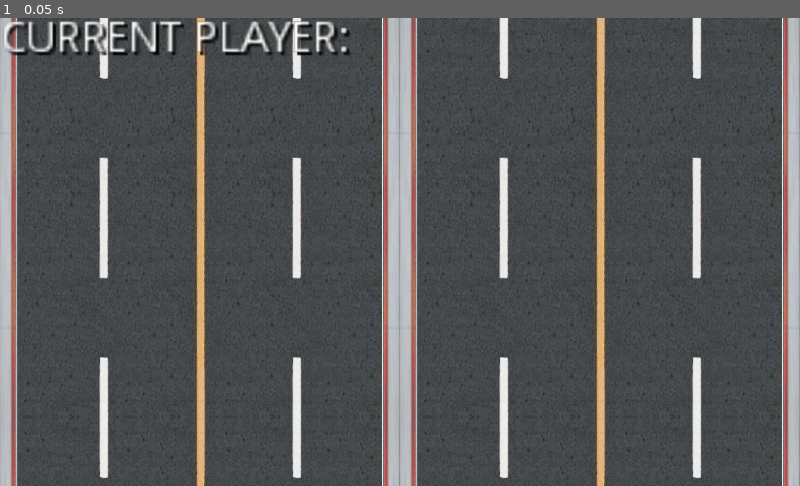
Above: before the commit, frame 1.
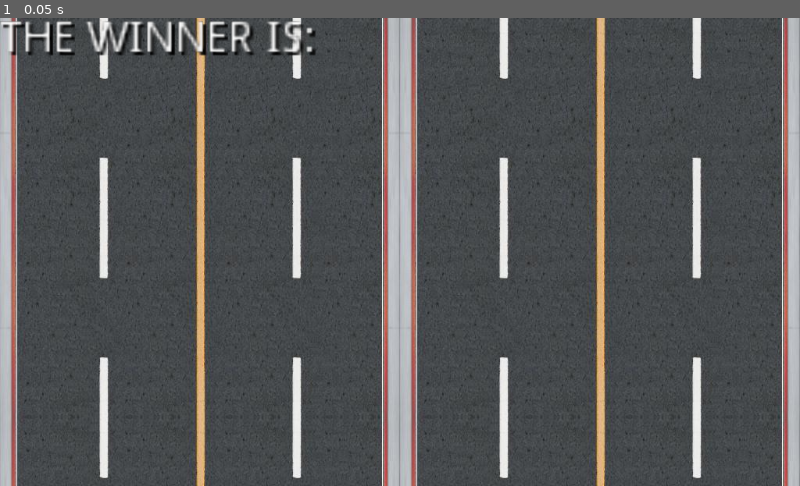
Above: after the commit, the same moment.

Repository: kybek/disconnect
Game: Godot game, scene res://src/world.tscn
Two runs of this game, one before a commit and one after it. Both use one fixed random seed, a clock stepped at 60 frames per second and the inputs below. This scene is started directly instead of the project's main scene. The engine's default icon, where the game draws it, is replaced by a stand-in: a white triangle on a blue panel in a dark square.
Inputs:
- Up to frame 1 (0.05 s): no input

The runs differ from the first frame. In frame 1, 2.0% of the frame differs, in the area x 0-44%, y 0-9%.

Commit message:
Multiplayer is working... kinda

Diff:
--- /dev/null
+++ b/assets/fonts/new_dynamicfont.tres
@@ -0,0 +1,8 @@
+[gd_resource type="DynamicFont" load_steps=2 format=2]
+
+[sub_resource type="DynamicFontData" id=1]
+font_path = "res://assets/fonts/little-conquest.ttf"
+
+[resource]
+size = 8
+font_data = SubResource( 1 )
--- a/src/board.gd
+++ b/src/board.gd
@@ -17,7 +17,8 @@
 	return -1
 
 
-func move(col : int, by_who : int, color : Color) -> bool:
+func move(col : int, by_who : String, color : Color) -> bool:
+	print(col, by_who, color)
 	print("TRYING TO MAKE A MOVE")
 	var row = last_empty_row(col)
 
--- a/src/gamestate.gd
+++ b/src/gamestate.gd
@@ -7,19 +7,14 @@
 const MAX_PEERS = 12
 
 # Name for my player
-var player_name = "The Warrior"
+var player_name := "The Warrior"
 
-# Name of the class
-var _class_name = "warrior"
+var player_count := 1
 
 # Names for remote players in id:name format
-var players = {}
+var players := {}
 
-var players_classes = {}
-
-var players_turns = {}
-
-var current_turn = 0
+remote var current_turn := 0
 
 # Signals to let lobby GUI know what's going on
 signal player_list_changed()
@@ -31,7 +26,7 @@
 # Callback from SceneTree
 func _player_connected(id):
 	# Registration of a client beings here, tell the connected player that we are here
-	rpc_id(id, "register_player", player_name, _class_name)
+	rpc_id(id, "register_player", player_name)
 
 # Callback from SceneTree
 func _player_disconnected(id):
@@ -60,19 +55,17 @@
 
 # Lobby management functions
 
-remote func register_player(new_player_name, new_player_class_name):
+remote func register_player(new_player_name):
 	var id = get_tree().get_rpc_sender_id()
 	print(id)
 	players[id] = new_player_name
-	players_classes[id] = new_player_class_name
 	emit_signal("player_list_changed")
 
 func unregister_player(id):
 	players.erase(id)
-	players_classes.erase(id)
 	emit_signal("player_list_changed")
 
-remote func pre_start_game():
+remote func pre_start_game(spawn_points : Dictionary):
 	# Change scene
 	var world = load("res://src/world.tscn").instance()
 	get_tree().get_root().add_child(world)
@@ -81,34 +74,36 @@
 
 	var player_scene = load("res://src/player.tscn")
 
-	var turns = []
+#	var _turn = 1
 
-	for x in range(len(players)):
-		turns.append(x)
+	player_count = len(spawn_points)
 
-	turns.shuffle()
-
-	var i = 0
-
-	for p_nid in players.keys():
+	for p_id in spawn_points:
+		var spawn_pos = world.get_node("spawn_points/" + str(spawn_points[p_id])).position
 		var player = player_scene.instance()
 
-		player.set_name(str(p_nid)) # Use unique ID as node name
-		player.set_network_master(p_nid) #set unique id as master
+		player.set_name(str(p_id)) # Use unique ID as node name
+		player.position=spawn_pos
+		player.turn=spawn_points[p_id]
+#		print("CHANGED TURN")
+		player.set_network_master(p_id) #set unique id as master
 
-		if p_nid == get_tree().get_network_unique_id():
+		if p_id == get_tree().get_network_unique_id():
 			# If node for this peer id, set name
 			player.set_player_name(player_name)
-			player.set_class(_class_name)
-			player.set_turn(turns[i])
 		else:
 			# Otherwise set name from peer
-			player.set_player_name(players[p_nid])
-			player.set_class(players_classes[p_nid])
-			player.set_turn(turns[i])
+			player.set_player_name(players[p_id])
 
+		if p_id == get_tree().get_network_unique_id():
+			player.connect("next_turn", self, "_next_turn")
+			player.can_input = true
 		world.get_node("players").add_child(player)
-		i += 1
+
+	# Set up score
+	world.get_node("score").add_player(get_tree().get_network_unique_id(), player_name)
+	for pn in players:
+		world.get_node("score").add_player(pn, players[pn])
 
 	if not get_tree().is_network_server():
 		# Tell server we are ready to start
@@ -132,16 +127,14 @@
 			rpc_id(p, "post_start_game")
 		post_start_game()
 
-func host_game(new_player_name, new_player_class_name):
+func host_game(new_player_name):
 	player_name = new_player_name
-	_class_name = new_player_class_name
 	var host = NetworkedMultiplayerENet.new()
 	host.create_server(DEFAULT_PORT, MAX_PEERS)
 	get_tree().set_network_peer(host)
 
-func join_game(ip, new_player_name, new_player_class_name):
+func join_game(ip, new_player_name):
 	player_name = new_player_name
-	_class_name = new_player_class_name
 	var host = NetworkedMultiplayerENet.new()
 	host.create_client(ip, DEFAULT_PORT)
 	get_tree().set_network_peer(host)
@@ -155,12 +148,18 @@
 func begin_game():
 	assert(get_tree().is_network_server())
 
-	players[get_tree().get_network_unique_id()] = "BEGIN_GAME"
+	# Create a dictionary with peer id and respective spawn points, could be improved by randomizing
+	var spawn_points = {}
+	spawn_points[1] = 0 # Server in spawn point 0
+	var spawn_point_idx = 1
+	for p in players:
+		spawn_points[p] = spawn_point_idx
+		spawn_point_idx += 1
+	# Call to pre-start game with the spawn points
+	for p in players:
+		rpc_id(p, "pre_start_game", spawn_points)
 
-	for p in players:
-		rpc_id(p, "pre_start_game")
-
-	pre_start_game()
+	pre_start_game(spawn_points)
 
 func end_game():
 	if has_node("/root/world"): # Game is in progress
@@ -171,6 +170,14 @@
 	players.clear()
 	get_tree().set_network_peer(null) # End networking
 
+func update_turn():
+	rset("current_turn", current_turn)
+
+func _next_turn():
+	assert(player_count > 0)
+	current_turn = (current_turn + 1) % player_count
+	update_turn()
+
 func _ready():
 	get_tree().connect("network_peer_connected", self, "_player_connected")
 	get_tree().connect("network_peer_disconnected", self,"_player_disconnected")
--- a/src/lobby.gd
+++ b/src/lobby.gd
@@ -20,7 +20,7 @@
 
 	var player_name = get_node("connect/name").text
 	var _class_name = get_node("class_selection/class_name").text
-	gamestate.host_game(player_name, _class_name)
+	gamestate.host_game(player_name)
 	refresh_lobby()
 
 
@@ -40,7 +40,7 @@
 
 	var player_name = get_node("connect/name").text
 	var _class_name = get_node("class_selection/class_name").text
-	gamestate.join_game(ip, player_name, _class_name)
+	gamestate.join_game(ip, player_name)
 	# refresh_lobby() gets called by the player_list_changed signal
 
 
--- a/src/player.gd
+++ b/src/player.gd
@@ -5,31 +5,41 @@
 
 var _class_name : String = "warrior"
 var color : Color
-var turn : int = 0
+var current_turn : int = 0
+var turn : int = -1
 var player_name
 
-var last_move_is_valid = false
+var can_input := false
 
-# Use sync because it will be called everywhere
-sync func move(row : int, by_who : int, color : Color):
-	last_move_is_valid = get_node("../../board").move(row, by_who, color)
+signal next_turn
+
+remote func move(col : int, by_who : String, color : Color):
+	get_node("../../board").move(col, by_who, color)
 
 
-sync func next_turn() -> void:
-	gamestate.current_turn = (gamestate.current_turn + 1) % get_node("../../players").get_child_count()
+#remotesync func next_turn() -> void:
+#	print(get_node("../../players").get_child_count())
+#	current_turn = (current_turn + 1) % gamestate.player_count # get_node("../../players").get_child_count()
 
 
 func _process(_delta):
-	if Input.is_action_pressed("ui_select"):
-		if gamestate.current_turn == turn:
+	current_turn = gamestate.current_turn
+
+	if can_input:
+		print(turn, " ", current_turn, " ", gamestate.player_count)
+
+	if can_input and Input.is_action_just_pressed("ui_select"):
+		print(gamestate.players)
+		if current_turn == turn:
 			var col = floor(get_global_mouse_position().x / 64.0)
 			print("Trying to make a move on col " + str(col))
 
-			rpc("move", col, get_tree().get_network_unique_id(), color)
+			var last_move_is_valid = get_node("../../board").move(col, player_name, color)
 
 			if last_move_is_valid:
 				print("Valid move")
-				next_turn()
+				rpc("move", col, player_name, color)
+				emit_signal("next_turn")
 			else:
 				print("Invalid move")
 
--- a/src/round_shader.shader
+++ b/src/round_shader.shader
@@ -5,10 +5,17 @@
 void fragment () {
 	float dist = sqrt(pow(UV.x - 0.5, 2) + pow(UV.y - 0.5, 2));
 
+// Uncomment to restore original texture
+//	if (dist > radius) {
+//		COLOR = vec4(texture(TEXTURE, UV).xyz, 0.0);
+//	}
+//	else {
+//		COLOR = vec4(texture(TEXTURE, UV).xyz, 1.0);
+//	}
 	if (dist > radius) {
-		COLOR = vec4(texture(TEXTURE, UV).xyz, 0.0);
+		COLOR = vec4(0.0, 0.0, 0.0, 0.0);
 	}
 	else {
-		COLOR = vec4(texture(TEXTURE, UV).xyz, 1.0);
+		COLOR = vec4(0.0, 0.0, 0.0, 1.0);
 	}
 }
--- /dev/null
+++ b/src/score.gd
@@ -0,0 +1,42 @@
+extends HBoxContainer
+
+var player_labels = {}
+
+func _process(_delta):
+	var rocks_left = 0 # get_node("../rocks").get_child_count()
+	if rocks_left == 0:
+		var winner_name = ""
+		var winner_score = -1
+		for p in player_labels:
+			if player_labels[p].score > winner_score:
+				winner_score = player_labels[p].score
+				winner_name = player_labels[p].name
+
+		get_node("../winner").set_text("THE WINNER IS:\n" + winner_name)
+		get_node("../winner").show()
+
+sync func increase_score(for_who):
+	assert(for_who in player_labels)
+	var pl = player_labels[for_who]
+	pl.score += 1
+	pl.label.set_text(pl.name + "\n" + str(pl.score))
+
+func add_player(id, new_player_name):
+	var l = Label.new()
+	l.set_align(Label.ALIGN_CENTER)
+	l.set_text(new_player_name + "\n" + "0")
+	l.set_h_size_flags(SIZE_EXPAND_FILL)
+	var font = DynamicFont.new()
+	font.set_size(18)
+	font.set_font_data(preload("res://assets/montserrat.otf"))
+	l.add_font_override("font", font)
+	add_child(l)
+
+	player_labels[id] = { name = new_player_name, label = l, score = 0 }
+
+func _ready():
+	get_node("../winner").hide()
+	set_process(true)
+
+func _on_exit_game_pressed():
+	gamestate.end_game()
--- a/src/stone.tscn
+++ b/src/stone.tscn
@@ -7,6 +7,13 @@
 shader = ExtResource( 1 )
 shader_param/radius = 0.5
 
+[sub_resource type="DynamicFontData" id=2]
+font_path = "res://assets/montserrat.otf"
+
+[sub_resource type="DynamicFont" id=3]
+size = 11
+font_data = SubResource( 2 )
+
 [node name="stone" type="Node2D"]
 
 [node name="sprite" type="Sprite" parent="."]
@@ -14,6 +21,13 @@
 texture = ExtResource( 2 )
 
 [node name="by_who" type="Label" parent="."]
-margin_right = 40.0
-margin_bottom = 14.0
+margin_left = -32.0
+margin_top = -32.0
+margin_right = 32.0
+margin_bottom = 32.0
+custom_fonts/font = SubResource( 3 )
+custom_colors/font_color_shadow = Color( 0, 0, 0, 1 )
 text = "asdadsads"
+align = 1
+valign = 1
+autowrap = true
--- a/src/world.tscn
+++ b/src/world.tscn
@@ -1,7 +1,8 @@
-[gd_scene load_steps=3 format=2]
+[gd_scene load_steps=4 format=2]
 
 [ext_resource path="res://assets/tunnel_road.jpg" type="Texture" id=1]
 [ext_resource path="res://src/board.tscn" type="PackedScene" id=2]
+[ext_resource path="res://src/score.gd" type="Script" id=3]
 
 [node name="world" type="Node2D"]
 
@@ -21,7 +22,31 @@
 
 [node name="turns" type="Node2D" parent="."]
 
-[node name="current_player" type="Label" parent="."]
+[node name="spawn_points" type="Node2D" parent="."]
+
+[node name="0" type="Position2D" parent="spawn_points"]
+
+[node name="1" type="Position2D" parent="spawn_points"]
+
+[node name="2" type="Position2D" parent="spawn_points"]
+
+[node name="3" type="Position2D" parent="spawn_points"]
+
+[node name="4" type="Position2D" parent="spawn_points"]
+
+[node name="5" type="Position2D" parent="spawn_points"]
+
+[node name="6" type="Position2D" parent="spawn_points"]
+
+[node name="score" type="HBoxContainer" parent="."]
+margin_right = 1024.0
+margin_bottom = 40.0
+size_flags_horizontal = 2
+size_flags_vertical = 2
+script = ExtResource( 3 )
+
+[node name="winner" type="Label" parent="."]
+visible = false
 margin_right = 40.0
 margin_bottom = 14.0
 rect_scale = Vector2( 4, 4 )
Binary file added: assets/fonts/big-monster.ttf
Binary file added: assets/fonts/ikkle-4.ttf
Binary file added: assets/fonts/ikkle-mono.ttf
Binary file added: assets/fonts/ikkle.ttf
Binary file added: assets/fonts/little-monster.ttf
Binary file added: assets/fonts/octavius.ttf
Binary file added: assets/fonts/pix-riddim.ttf
Binary file added: assets/fonts/scanline.ttf
Not shown, added: export_presets.cfg
Not shown: 1 places in src/stone.tscn that only renumber resources
Not shown, added: assets/fonts/Ikkle Font Pack.zip
